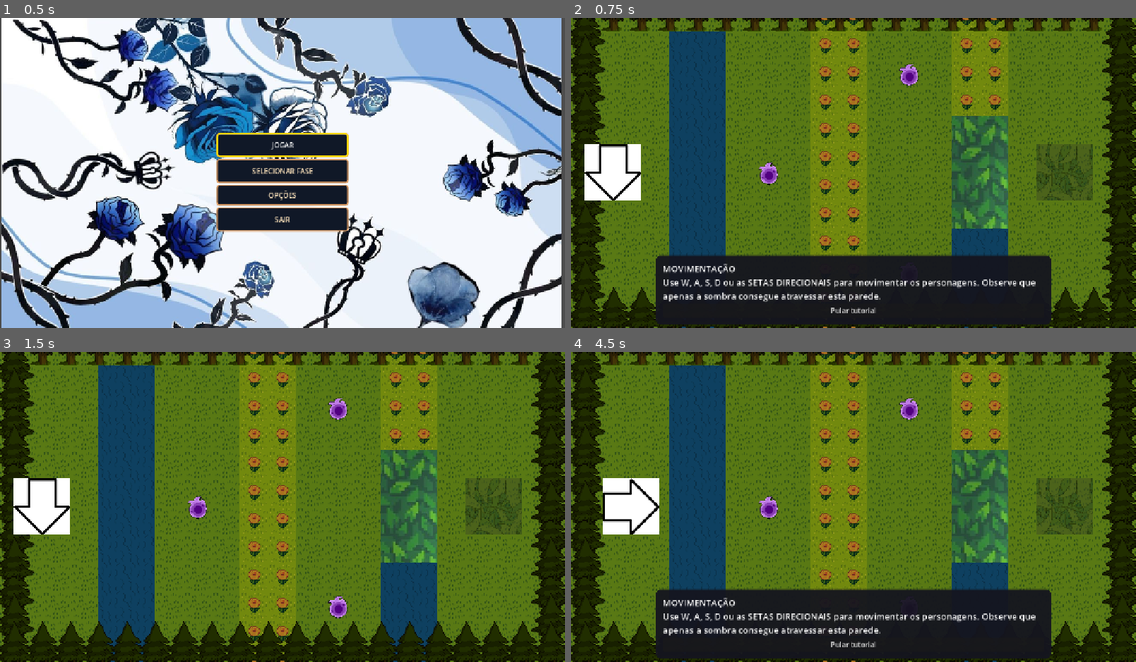
Above: before the commit, frames 1-4 (two rows, left to right).
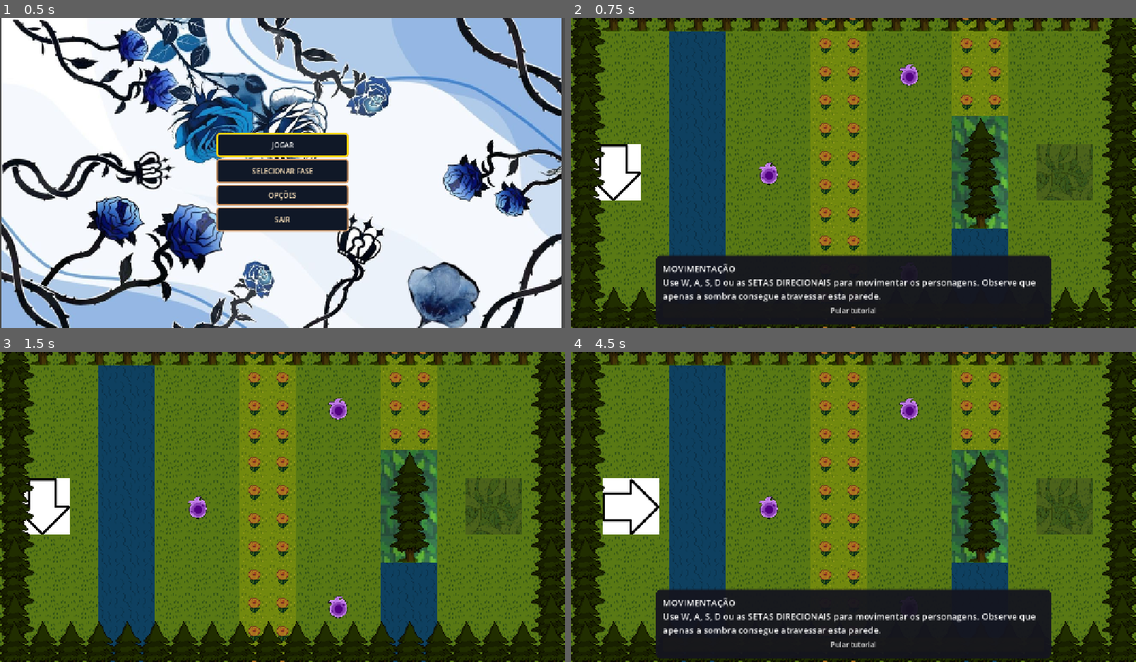
Above: after the commit, the same moments.

Repository: Equipe-Plasma/Switch-Shadow
Game: Godot game, scene res://menu/menu_principal/menu_principal.tscn
The game is run twice, just before and just after one commit, with the same random seed, the same clock (stepped at 60 frames per second) and the same inputs.
Inputs:
- Up to frame 1 (0.5 s): no input
- Up to frame 2 (0.75 s): click "JOGAR" at 0.5 s
- Up to frame 3 (1.5 s): click "Pular tutorial" at 1.25 s
- Up to frame 4 (4.5 s): tap Enter (proxima_fase) at 2 s; hold D (mover_direita) 2.03-2.78 s; hold Enter (proxima_fase) 2.03-2.78 s; hold S (mover_baixo) 2.78-3.5 s; tap Space (trocar_sombra) at 2.85, 4.25 s; click "JOGAR" at 3.5 s; hold D (mover_direita) from 4.28 s (still down); tap Keypad Enter at 4.35 s

Frame 1 is identical in both runs. In frame 2, 2.0% of the frame differs, in the area x 2-76%, y 32-68%; in frame 3, 2.0%; in frame 4, 1.5%.

Commit message:
Artes adicionados

Diff:
--- a/fase/fase 1/fase_1.tscn
+++ b/fase/fase 1/fase_1.tscn
@@ -21,24 +21,27 @@
 tile_map_data = PackedByteArray("AAAAAAAAAAAAAAAAAAAAAAEAAAAAAAAAAAAAAAIAAAAAAAAAAAAAAAMAAAAAAAAAAAAAAAQAAAAAAAAAAAAAAA …(3952 unchanged characters)…
 
 [node name="arvore1" parent="." unique_id=428155436 instance=ExtResource("2_ub1qc")]
+z_index = 999
 tile_map_data = PackedByteArray("AAD/////BAAAAAAAAAD//wAABAAAAAEAAAAAAP//BAABAAAAAAAAAAAABAABAAEAAAD//wEABAAAAAAAAAD//w …(752 unchanged characters)…
 
 [node name="arvore2" parent="." unique_id=1561461576 instance=ExtResource("2_ub1qc")]
-z_index = 0
+z_index = 999
 tile_map_data = PackedByteArray("AAD//wgABAAAAAAAAAD//wkABAAAAAEAAAAAAAgABAABAAAAAAAAAAkABAABAAEAAAD//wYABAAAAAAAAAD//w …(624 unchanged characters)…
 
 [node name="arvore3" parent="." unique_id=1341508314 instance=ExtResource("2_ub1qc")]
-z_index = 0
+z_index = 999
 tile_map_data = PackedByteArray("AAAAAP7/AwAAAAAAAAAAAP//AwAAAAEAAAABAP7/AwABAAAAAAABAP//AwABAAEAAAACAP7/AwAAAAAAAAACAP …(1936 unchanged characters)…
 
 [node name="arvore" parent="." unique_id=1044093993 instance=ExtResource("2_ub1qc")]
-z_index = 0
+z_index = 999
 tile_map_data = PackedByteArray("AAD///7/BAAAAAAAAAD/////BAAAAAEAAAAAAP7/BAABAAAAAAAAAP//BAABAAEAAAD//wkAAwAAAAAAAAD//w …(1200 unchanged characters)…
 
 [node name="flores" parent="." unique_id=1626350485 instance=ExtResource("2_ub1qc")]
+z_index = 0
 tile_map_data = PackedByteArray("AAAJAAkABQAAAAAAAAAIAAkABQAAAAAAAAAIAAgABQAAAAAAAAAJAAgABQAAAAAAAAAIAAcABQAAAAAAAAAJAA …(432 unchanged characters)…
 
 [node name="agua" parent="." unique_id=1022175129 instance=ExtResource("2_ub1qc")]
+z_index = 0
 tile_map_data = PackedByteArray("AAADAAgAAgAAAAAAAAAEAAgAAgAAAAAAAAAEAAcAAgAAAAAAAAAEAAYAAgAAAAAAAAAEAAUAAgAAAAAAAAAEAA …(400 unchanged characters)…
 
 [node name="ParedeBloqueiaPlayer" parent="." unique_id=87217196 instance=ExtResource("4_ge8mc")]
@@ -52,7 +55,6 @@
 tamanho = Vector2(128, 192)
 
 [node name="MenuPausa" parent="." unique_id=1672884906 instance=ExtResource("11_01sd7")]
-visible = false
 
 [node name="PortalSaida" parent="." unique_id=1057710737 instance=ExtResource("12_01sd7")]
 position = Vector2(1120, 352)
--- a/fase/fase 3/fase_3.tscn
+++ b/fase/fase 3/fase_3.tscn
@@ -18,6 +18,7 @@
 script = ExtResource("1_juws0")
 
 [node name="MenuPausa" parent="." unique_id=1997559192 instance=ExtResource("11_bc3se")]
+visible = false
 
 [node name="PortalSaida" parent="." unique_id=1057710737 instance=ExtResource("11_ivr6t")]
 position = Vector2(160, 160)
--- a/fase/fase 9/fase_9.tscn
+++ b/fase/fase 9/fase_9.tscn
@@ -129,24 +129,20 @@
 tamanho = Vector2(192, 256)
 
 [node name="Chao" parent="." unique_id=428155436 instance=ExtResource("2_1kh5h")]
-position = Vector2(32, 32)
+z_index = -999
 tile_map_data = PackedByteArray("AAAAAAAAAAAAAAAAAAAAAAEAAAAAAAAAAAAAAAIAAAAAAAAAAAAAAAMAAAAAAAAAAAAAAAQAAAAAAAAAAAAAAA …(3952 unchanged characters)…
 
 [node name="arvore1" parent="." unique_id=461299383 instance=ExtResource("2_1kh5h")]
-position = Vector2(32, 32)
 tile_map_data = PackedByteArray("AAD/////BAAAAAAAAAD//wAABAAAAAEAAAAAAP//BAABAAAAAAAAAAAABAABAAEAAAD//wEABAAAAAAAAAD//w …(688 unchanged characters)…
 
 [node name="arvore2" parent="." unique_id=1481449726 instance=ExtResource("2_1kh5h")]
 z_index = 0
-position = Vector2(32, 32)
 tile_map_data = PackedByteArray("AAD//wgABAAAAAAAAAD//wkABAAAAAEAAAAAAAgABAABAAAAAAAAAAkABAABAAEAAAD//wYABAAAAAAAAAD//w …(560 unchanged characters)…
 
 [node name="arvore3" parent="." unique_id=1603291434 instance=ExtResource("2_1kh5h")]
 z_index = 0
-position = Vector2(32, 32)
 tile_map_data = PackedByteArray("AAAAAP7/AwAAAAAAAAAAAP//AwAAAAEAAAABAP7/AwABAAAAAAABAP//AwABAAEAAAACAP7/AwAAAAAAAAACAP …(1872 unchanged characters)…
 
 [node name="arvore" parent="." unique_id=1096733249 instance=ExtResource("2_1kh5h")]
 z_index = 0
-position = Vector2(32, 32)
 tile_map_data = PackedByteArray("AAD///7/BAAAAAAAAAD/////BAAAAAEAAAAAAP7/BAABAAAAAAAAAP//BAABAAEAAAD//wkAAwAAAAAAAAD//w …(1200 unchanged characters)…
Binary file added: assets/paredes/novos_sprites/parede_bloqueia_player.aseprite
Binary file added: assets/paredes/novos_sprites/parede_bloqueia_sombra1.png
Not shown, added: assets/paredes/novos_sprites/parede_bloqueia_sombra1.png.import
Binary file added: assets/paredes/novos_sprites/parede_bloqueia_sombra2.png
Not shown, added: assets/paredes/novos_sprites/parede_bloqueia_sombra2.png.import
Binary file added: assets/paredes/novos_sprites/parede_bloqueia_sombra3.png
Not shown, added: assets/paredes/novos_sprites/parede_bloqueia_sombra3.png.import
Binary file added: assets/paredes/novos_sprites/parede_geral.png
Not shown, added: assets/paredes/novos_sprites/parede_geral.png.import
